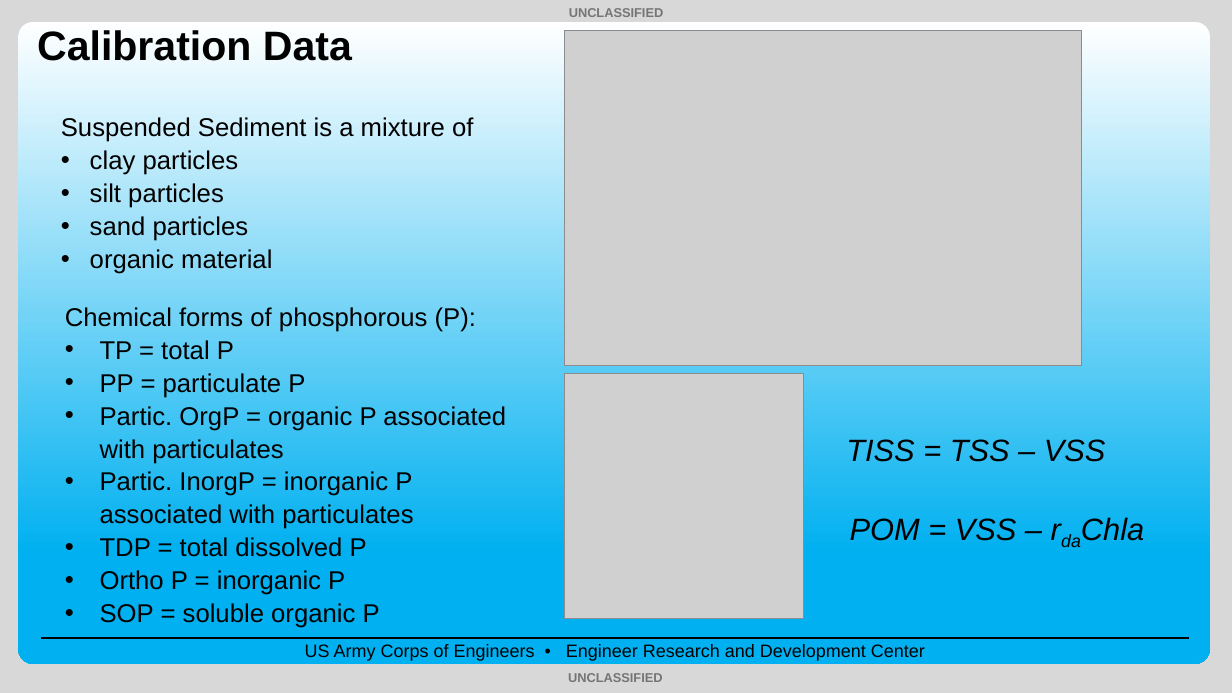
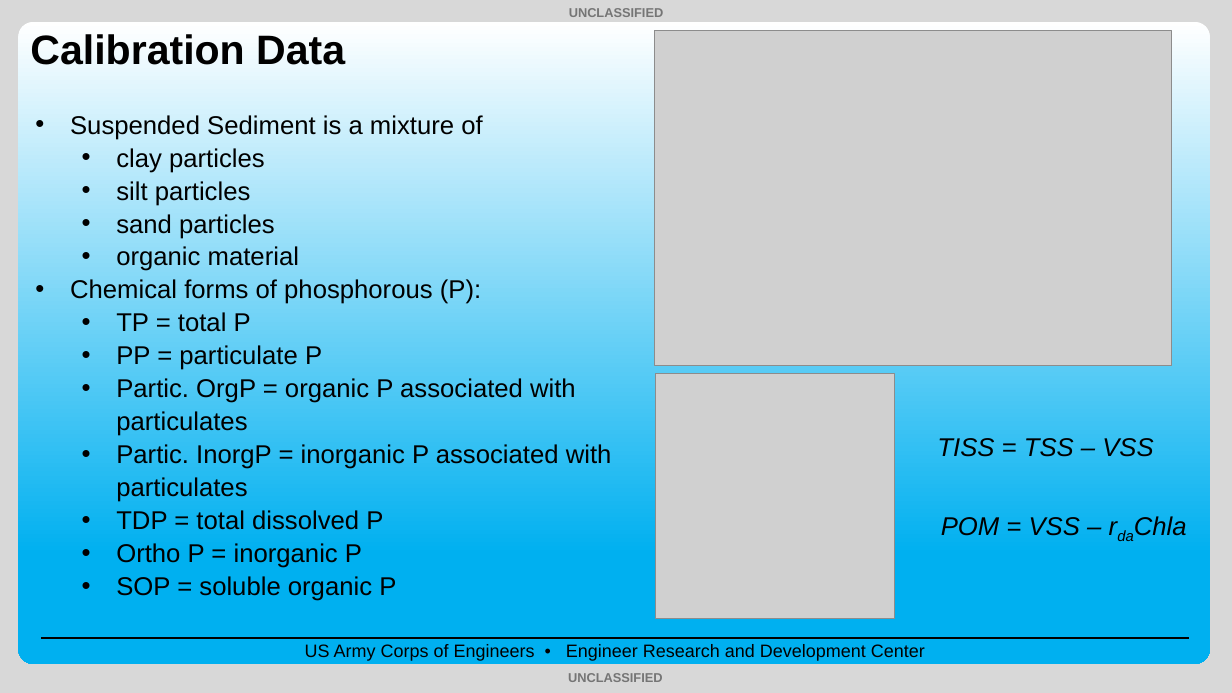
Before and after one commit to EcohydrologyTeam/CE-QUAL-W2-Workshop-2025, a slide deck: slide 13 of Lectures/2.08_Lecture_Calibration_and_Validation_Sep2025_TS.pptx. Drawn at 1232x693 pixels with LibreOffice and Linux fonts; fonts in the diff are those of the drawing; grey boxes stand for pictures; background and template pictures are left out. Boxes give left, top, right and bottom in pixels: in the first picture for what was removed or moved away, otherwise in the second. Text is boxed around its words. In the diff, an @@ line names an element or a change of style, - is before the commit and + after.

Commit message:
updated lectures

```diff
--- a/Lectures/2.08_Lecture_Calibration_and_Validation_Sep2025_TS.pptx
+++ b/Lectures/2.08_Lecture_Calibration_and_Validation_Sep2025_TS.pptx
@@ title "Calibration Data": place and size @@
-title "Calibration Data" at [37, 30, 352, 61]
+title "Calibration Data" at [30, 34, 345, 65]
@@ picture: place and size @@
-picture at [565, 30, 1082, 366]
+picture at [654, 30, 1172, 366]
@@ text "Suspended Sediment is a mixture ...": place and size @@
-text "Suspended Sediment is a mixture ..." at [61, 117, 473, 274]
+text "Suspended Sediment is a mixture ..." at [70, 115, 612, 601]
@@ text at [70, 115, 482, 271]: bullet none to •; list level 1 to 2 in "clay particles"; list level 1 to 2 in "silt particles"; list level 1 to 2 in "sand particles"; list level 1 to 2 in "organic material" @@
@@ text at [70, 279, 612, 601]: paragraphs added @@
+• Chemical forms of phosphorous (P):
+  • TP = total P
+  • PP = particulate P
+  • Partic. OrgP = organic P associated with particulates
+  • Partic. InorgP = inorganic P associated with particulates
+  • TDP = total dissolved P
+  • Ortho P = inorganic P
+  • SOP = soluble organic P
@@ text removed at [65, 307, 506, 628] @@
-Chemical forms of phosphorous (P):
-• TP = total P
-• PP = particulate P
-• Partic. OrgP = organic P associated with particulates
-• Partic. InorgP = inorganic P associated with particulates
-• TDP = total dissolved P
-• Ortho P = inorganic P
-• SOP = soluble organic P
@@ picture: place and size @@
-picture at [565, 373, 803, 619]
+picture at [656, 373, 895, 619]
@@ text "TISS = TSS – VSS" at [937, 438, 1153, 457]: size 24 to 20 pt @@
@@ text "TISS = TSS – VSS": place and size @@
-text "TISS = TSS – VSS" at [846, 439, 1106, 462]
+text "TISS = TSS – VSS" at [937, 438, 1153, 457]
@@ text "POM = VSS – rdaChla": place and size @@
-text "POM = VSS – rdaChla" at [850, 518, 1017, 541]
+text "POM = VSS – rdaChla" at [941, 517, 1080, 536]
@@ text "POM = VSS – rdaChla" at [941, 517, 1080, 536]: size 24 to 20 pt @@
```
Also in this commit, not shown: 22 other slides changed, 8 other files.
